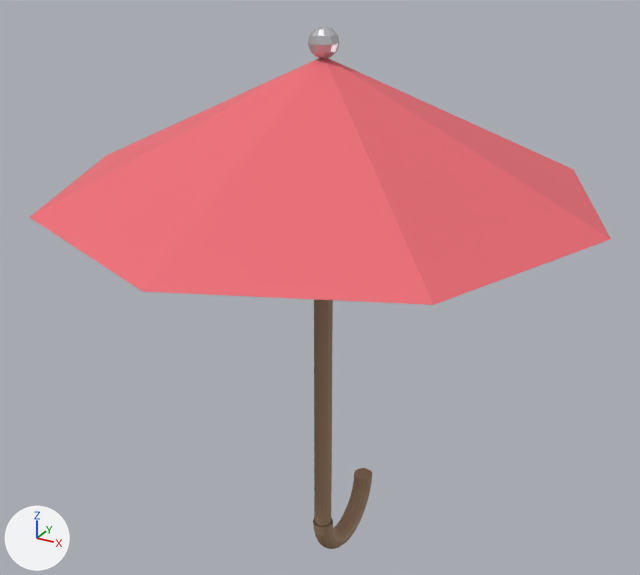
Before and after pictures for a commit that changed the FBX model assets/items/Umbrella.fbx.
Both versions are drawn from a 50 mm camera at (0.492, -0.904, 0.624) aimed at (-0.015, 0.018, 0.164). The axes (+X, +Y, +Z) are drawn at lower left. The lights are the same throughout. The older version comes first.

The scene before the commit, as lines of its bpy script (objects in view):
```python
mat_canopy = principled_material('Canopy')
mat_canopy.base_color = (0.85, 0.15, 0.18)  # red #ed6c76
mat_canopy.roughness = 0.7
mat_handle = principled_material('Handle')
mat_handle.base_color = (0.35, 0.22, 0.13)  # brown #a08165
mat_handle.roughness = 0.6
me_canopymesh_002 = bpy.data.meshes.new('CanopyMesh.002')
me_canopymesh_002.from_pydata([(0.0, 0.0, 0.16), (0.34, 0.0, 0.0), (0.24, 0.24, 0.0), (0.0, 0.34, 0.0), (-0.24, 0.24, 0.0), (-0.34, 0.0, 0.0), (-0.24, -0.24, 0.0), (0.0, -0.34, 0.0), (0.24, -0.24, 0.0)], [], [(0, 1, 2), (0, 2, 3), (0, 3, 4), (0, 4, 5), (0, 5, 6), (0, 6, 7), (0, 7, 8), (0, 8, 1)])
me_canopymesh_002.materials.append(mat_canopy)  # red #ed6c76
me_cylinder_011 = bpy.data.meshes.new('Cylinder.011')
me_cylinder_011.from_pydata(...)  # a 12-sided cylinder along z spanning x -0.012..0.012, y -0.012..0.012, z -0.24..0.24
me_cylinder_011.materials.append(mat_handle)  # brown #a08165
me_hookmesh_003 = bpy.data.meshes.new('HookMesh.003')
me_hookmesh_003.from_pydata(...)  # 180 vertices, 169 faces; spans x -0.014..0.014, y -0.014..0.144, z -0.269..-0.19
me_hookmesh_003.materials.append(mat_handle)  # brown #a08165
ob_canopy = bpy.data.objects.new('Canopy', me_canopymesh_002)
ob_canopy.location = (0.0, 0.0, 0.3)
ob_hook = bpy.data.objects.new('Hook', me_hookmesh_003)
ob_hook.location = (0.0, 0.0, 0.0)
ob_shaft = bpy.data.objects.new('Shaft', me_cylinder_011)
ob_shaft.location = (0.0, 0.0, 0.05)
```
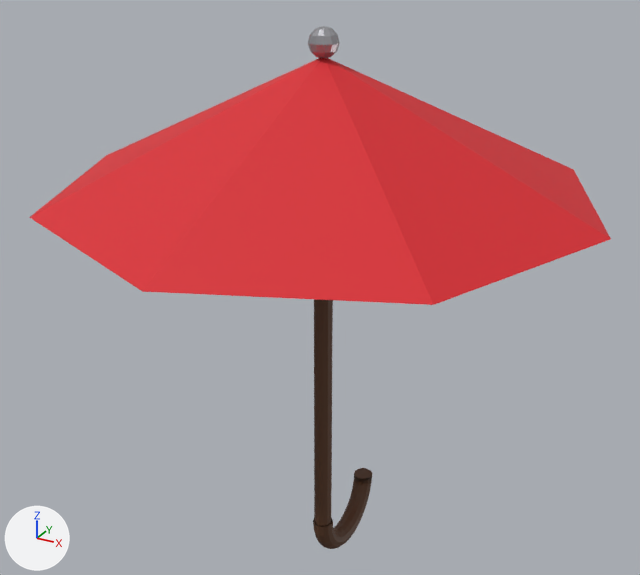
Where the newer file only moved an object's origin or applied its transform, the numbers keep the older frame.

What the commit changed:
Picture 'Canopy_flatcolor' (img_canopy_flatcolor) is new.
Picture 'Handle_flatcolor' (img_handle_flatcolor) is new.
In material 'Handle' (mat_handle), base_color is no longer (0.35, 0.22, 0.13), brown #a08165.
In material 'Handle' (mat_handle), texture is now set to img_handle_flatcolor, with its transparency.
In material 'Canopy' (mat_canopy), base_color is no longer (0.85, 0.15, 0.18), red #ed6c76.
In material 'Canopy' (mat_canopy), texture is now set to img_canopy_flatcolor, with its transparency.

Pixel boxes (x1, y1, x2, y2) of what changed, in the pictures (640 x 575 px):
'Canopy', surface changed (darker): (30, 58, 611, 305) in both
'Shaft', surface changed (darker): (314, 299, 333, 526) in both
'Hook', surface changed (darker): (313, 468, 372, 549) in both
